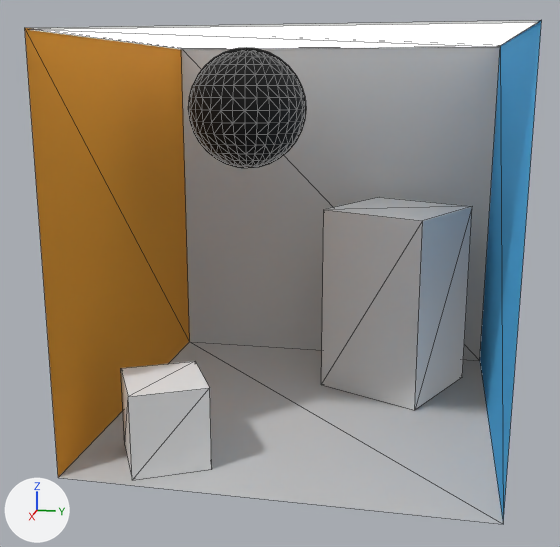
One commit to the COLLADA model RayTracer/res/testScene_path_trace.dae: the scene before it, then after it.
The view is the same before and after, from a 50 mm camera at (6.77, 1.11, 1.66) aimed at (0.14, -0.22, 0.01). Every picture has the same lights, and +X, +Y and +Z are marked at lower left. Mesh edges are drawn as thin lines.
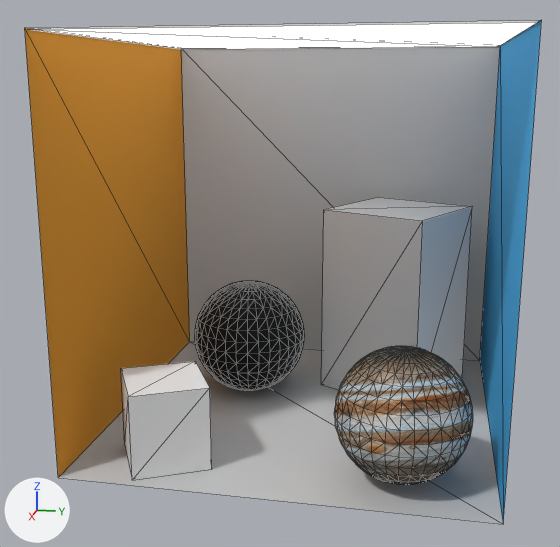
What differs and where, as boxes [x1, y1, x2, y2] in the pictures (560 x 547 px):
'Sphere_002', mesh moved: before [188, 48, 306, 168]; after [195, 281, 304, 391]
'Sphere_004', added: after [334, 346, 473, 485]

The change, as a diff of the scene's bpy script:
```diff
--- a/RayTracer/res/testScene_path_trace.dae.py
+++ b/RayTracer/res/testScene_path_trace.dae.py
@@ img_jupiter_map_jpg @@
+img_jupiter_map_jpg = load_image('Jupiter_Map.jpg', 'Jupiter_Map.jpg', 4096, 2048, 'sRGB')
@@ mat_m_jupiter @@
+mat_m_jupiter = principled_material('m_jupiter')
+mat_m_jupiter.texture = img_jupiter_map_jpg
+mat_m_jupiter.roughness = 0.9
@@ me_sphere_002 @@
 me_sphere_002.from_pydata(...)  # 482 vertices, 960 faces; spans x -0.984..0.112, y -1.193..-0.097, z 0.88..1.975
 # used by ob_sphere_002; location = (0.0, 0.0, 0.0)
+# me_sphere_002 part 1: the whole mesh is moved by (0.0, 0.0, -2.218)
 me_sphere_002.materials.append(mat_m_mirror)
@@ me_sphere_004 @@
+me_sphere_004.from_pydata(...)  # a UV sphere (32 segments, 16 rings, poles along z) spanning x 0.671..1.714, y 0.423..1.466, z -1.312..-0.27
+me_sphere_004.materials.append(mat_m_jupiter)  # picture img_jupiter_map_jpg
@@ ob_sphere_004 @@
+ob_sphere_004 = bpy.data.objects.new('Sphere_004', me_sphere_004)
+ob_sphere_004.location = (0.0, 0.0, 0.0)
```
